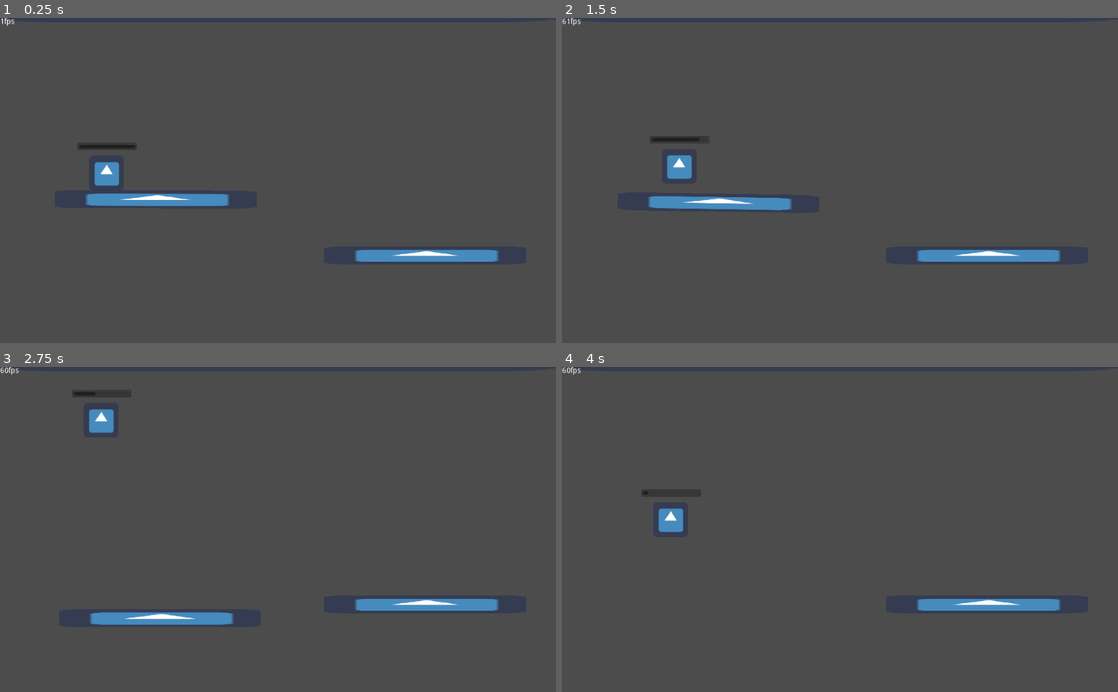
Above: before the commit, frames 1-4 (two rows, left to right).
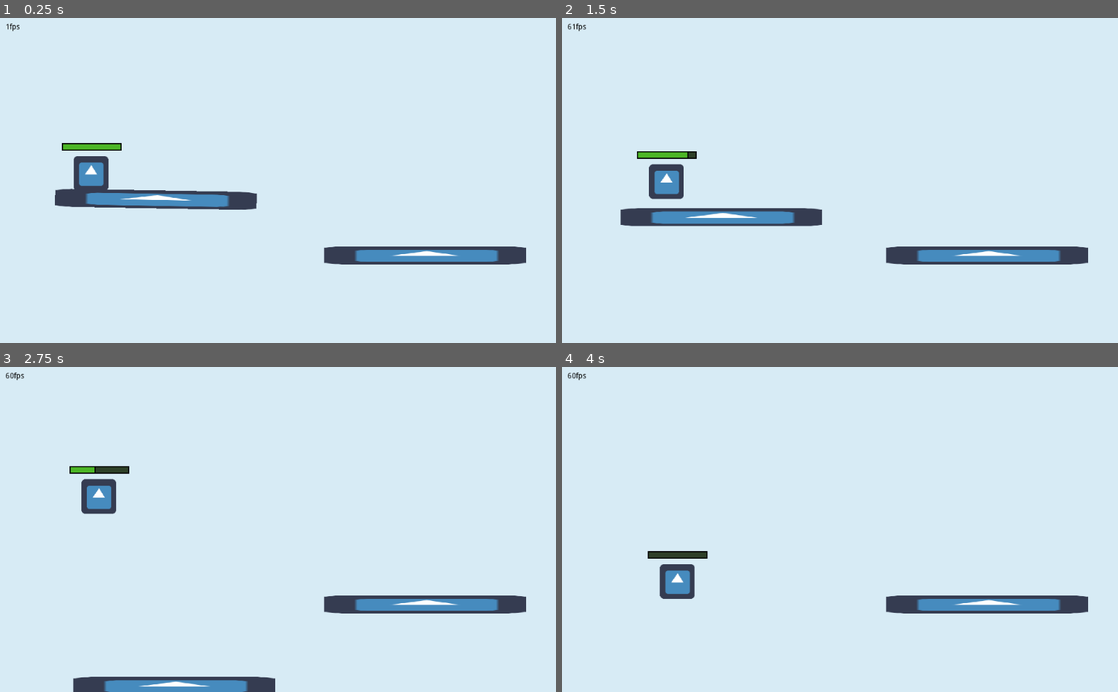
Above: after the commit, the same moments.

Repository: iwilliams/wildjam-15
Game: Godot game, scene res://Main.tscn
Two runs of this game, one before a commit and one after it. Both use one fixed random seed, a clock stepped at 60 frames per second and the inputs below. The engine's default icon, where the game draws it, is replaced by a stand-in: a white triangle on a blue panel in a dark square.
Inputs:
- Up to frame 1 (0.25 s): no input
- Up to frame 2 (1.5 s): hold D (move_right) 0.53-1.28 s; hold Space (jump) 0.53-1.28 s; hold A (move_left) from 1.28 s (still down); tap Space (jump) at 1.35 s
- Up to frame 3 (2.75 s): tap Space (jump) at 1.52, 1.82 s; release A (move_left) at 2.03 s; hold D (move_right) from 2.03 s (still down); hold Space (jump) from 2.03 s (still down)
- Up to frame 4 (4 s): release Space (jump) at 2.78 s; tap Space (jump) at 2.85, 3.02, 3.32 s; release D (move_right) at 3.53 s; hold A (move_left) from 3.53 s (still down); hold Space (jump) from 3.53 s (still down)

The runs differ from the first frame. In frame 1, 96% of the frame differs, in the area x 0-100%, y 0-100%; in frame 2, 97%; in frame 3, 97%; in frame 4, 98%.

Commit message:
Tweaks and bug fix

Diff:
--- a/Main.tscn
+++ b/Main.tscn
@@ -1,9 +1,25 @@
-[gd_scene load_steps=5 format=2]
+[gd_scene load_steps=7 format=2]
 
 [ext_resource path="res://Main.gd" type="Script" id=1]
 [ext_resource path="res://Room.tscn" type="PackedScene" id=2]
 [ext_resource path="res://Player.tscn" type="PackedScene" id=3]
 [ext_resource path="res://Debug.gd" type="Script" id=4]
+
+[sub_resource type="StyleBoxFlat" id=1]
+bg_color = Color( 0.301961, 0.717647, 0.152941, 1 )
+border_width_left = 2
+border_width_top = 2
+border_width_right = 2
+border_width_bottom = 2
+border_color = Color( 0, 0, 0, 1 )
+
+[sub_resource type="StyleBoxFlat" id=2]
+bg_color = Color( 0.183818, 0.253906, 0.158691, 1 )
+border_width_left = 2
+border_width_top = 2
+border_width_right = 2
+border_width_bottom = 2
+border_color = Color( 0, 0, 0, 1 )
 
 [node name="Main" type="Node2D"]
 script = ExtResource( 1 )
@@ -14,13 +30,12 @@
 [node name="Room" parent="Rooms" instance=ExtResource( 2 )]
 
 [node name="Player" parent="." instance=ExtResource( 3 )]
-editor/display_folded = true
-position = Vector2( 196.219, 273.725 )
+position = Vector2( 167.658, 286.401 )
 mass = 1.5
 gravity_scale = 6.28
 ground_horizontal_speed = 12
 air_horizontal_speed = 1.0
-stamina_recovery_rate = 80
+stamina_recovery_rate = 100
 stamina_recovery_period = 10
 jump_stamina_cost = 15
 jump_force = 300
@@ -32,6 +47,8 @@
 margin_top = -55.648
 margin_right = 56.3768
 margin_bottom = -41.648
+custom_styles/fg = SubResource( 1 )
+custom_styles/bg = SubResource( 2 )
 value = 100.0
 percent_visible = false
 
@@ -43,10 +60,12 @@
 drag_margin_right = 0.0
 
 [node name="HUD" type="CanvasLayer" parent="."]
-editor/display_folded = true
 
 [node name="Debug" type="Label" parent="HUD"]
+margin_left = 10.0
+margin_top = 10.0
 margin_right = 40.0
 margin_bottom = 14.0
+custom_colors/font_color = Color( 0, 0, 0, 1 )
 text = "60fps"
 script = ExtResource( 4 )
--- a/Platform.gd
+++ b/Platform.gd
@@ -10,7 +10,8 @@
 
 func _on_Platform_body_entered(body):
   print("Landed on")
-  get_node("AnimationPlayer").play("Shake")
-  yield(get_tree().create_timer(1.0), "timeout")
-  mode = RigidBody2D.MODE_CHARACTER
+  if mode != RigidBody2D.MODE_CHARACTER:
+    get_node("AnimationPlayer").play("Shake")
+    yield(get_tree().create_timer(1.0), "timeout")
+    mode = RigidBody2D.MODE_CHARACTER
   pass # Replace with function body.
--- a/Player.gd
+++ b/Player.gd
@@ -19,7 +19,7 @@
   pass # Replace with function body.
 
 func jump():
-  if stamina > jump_stamina_cost:
+  if stamina > 0:
     apply_central_impulse(Vector2(0, -jump_force))
     stamina -= jump_stamina_cost
     stamina = clamp(stamina, 0, 100)
--- a/Room.tscn
+++ b/Room.tscn
@@ -1,16 +1,12 @@
-[gd_scene load_steps=7 format=2]
+[gd_scene load_steps=5 format=2]
 
 [ext_resource path="res://Room.gd" type="Script" id=1]
 [ext_resource path="res://Platform.tscn" type="PackedScene" id=2]
-[ext_resource path="res://icon.png" type="Texture" id=3]
 
 [sub_resource type="RectangleShape2D" id=1]
 extents = Vector2( 512, 300 )
 
 [sub_resource type="RectangleShape2D" id=2]
-extents = Vector2( 32.0002, 31.9999 )
-
-[sub_resource type="RectangleShape2D" id=3]
 extents = Vector2( 512, 20 )
 
 [node name="Room" type="Node2D"]
@@ -18,6 +14,7 @@
 
 [node name="Area2D" type="Area2D" parent="."]
 editor/display_folded = true
+visible = false
 __meta__ = {
 "_edit_lock_": true
 }
@@ -35,23 +32,6 @@
 [node name="Platform2" parent="." instance=ExtResource( 2 )]
 position = Vector2( 783.026, 438.274 )
 
-[node name="Ceiling" type="StaticBody2D" parent="."]
-editor/display_folded = true
-position = Vector2( 512, -24 )
-scale = Vector2( 16, 1 )
-
-[node name="Sprite" type="Sprite" parent="Ceiling"]
-texture = ExtResource( 3 )
-__meta__ = {
-"_edit_lock_": true
-}
-
-[node name="CollisionShape2D" type="CollisionShape2D" parent="Ceiling"]
-shape = SubResource( 2 )
-__meta__ = {
-"_edit_lock_": true
-}
-
 [node name="RoomCheck" type="RayCast2D" parent="."]
 position = Vector2( 512, 300 )
 enabled = true
@@ -60,12 +40,24 @@
 collide_with_bodies = false
 
 [node name="DeathArea" type="Area2D" parent="."]
+editor/display_folded = true
 position = Vector2( 512, 660 )
 
 [node name="CollisionShape2D" type="CollisionShape2D" parent="DeathArea"]
-shape = SubResource( 3 )
+shape = SubResource( 2 )
+__meta__ = {
+"_edit_lock_": true
+}
+
+[node name="DeathArea2" type="Area2D" parent="."]
+editor/display_folded = true
+position = Vector2( 512, -60 )
+
+[node name="CollisionShape2D" type="CollisionShape2D" parent="DeathArea2"]
+shape = SubResource( 2 )
 __meta__ = {
 "_edit_lock_": true
 }
 [connection signal="body_entered" from="Area2D" to="." method="_on_Area2D_body_entered"]
 [connection signal="body_entered" from="DeathArea" to="." method="_on_DeathArea_body_entered"]
+[connection signal="body_entered" from="DeathArea2" to="." method="_on_DeathArea_body_entered"]
--- a/project.godot
+++ b/project.godot
@@ -43,4 +43,5 @@
 
 [rendering]
 
+environment/default_clear_color=Color( 0.847059, 0.92549, 0.964706, 1 )
 environment/default_environment="res://default_env.tres"
